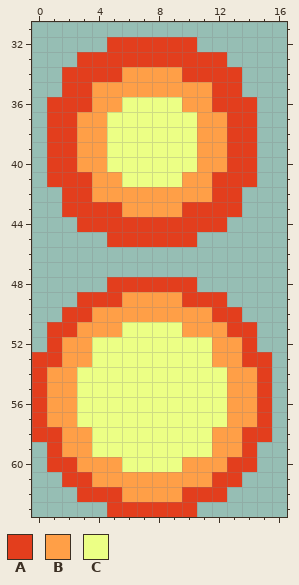
Pixel-art sprite, stored at Assets/RagePixelAssets/spritesheet_7.png. The picture above is the old version.
The file is 32x64 pixels. Shown: x 0..16, y 31..63.
Palette (. is transparent): A #e33e1d  B #ff9f47  C #ecff85
Pixels before, first column x 0:
32 .....AAAAAA.....
33 ...AAAAAAAAAA...
34 ..AAAABBBBAAAA..
35 ..AABBBBBBBBAA..
36 .AAABBCCCCBBAAA.
37 .AABBCCCCCCBBAA.
38 .AABBCCCCCCBBAA.
39 .AABBCCCCCCBBAA.
40 .AABBCCCCCCBBAA.
41 .AAABBCCCCBBAAA.
42 ..AABBBBBBBBAA..
43 ..AAAABBBBAAAA..
44 ...AAAAAAAAAA...
45 .....AAAAAA.....
46 ................
47 ................
48 .....AAAAAA.....
49 ...AAABBBBAAA...
50 ..AABBBBBBBBAA..
51 .AABBBCCCCBBBAA.
52 .ABBCCCCCCCCBBA.
53 AABBCCCCCCCCBBAA
54 ABBCCCCCCCCCCBBA
55 ABBCCCCCCCCCCBBA
56 ABBCCCCCCCCCCBBA
57 ABBCCCCCCCCCCBBA
58 AABBCCCCCCCCBBAA
59 .ABBCCCCCCCCBBA.
60 .AABBBCCCCBBBAA.
61 ..AABBBBBBBBAA..
62 ...AAABBBBAAA...
63 .....AAAAAA.....
The same view after the edit:
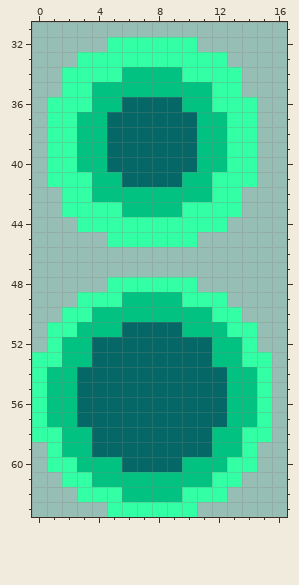
Diff:
colour A: #e33e1d -> #33ffa4
colour B: #ff9f47 -> #02c281
colour C: #ecff85 -> #056866
Changed places in both pictures, as pixel boxes (x1, y1, x2, y2):
changed: (32, 37, 272, 517)
